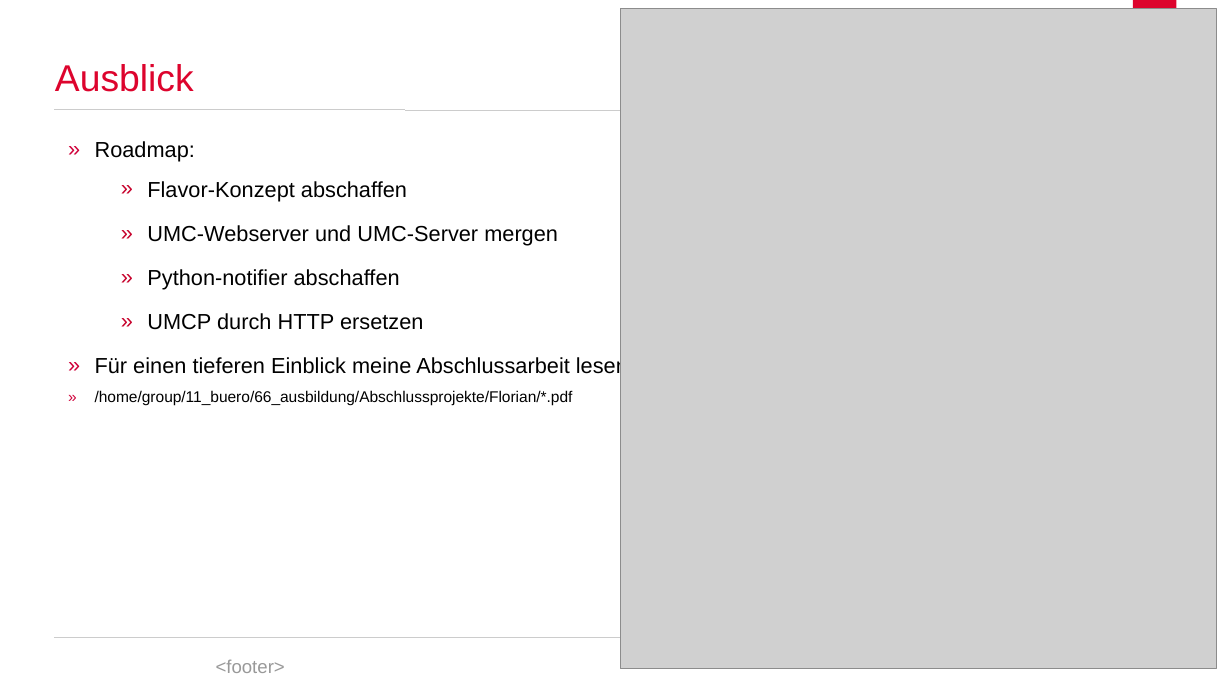
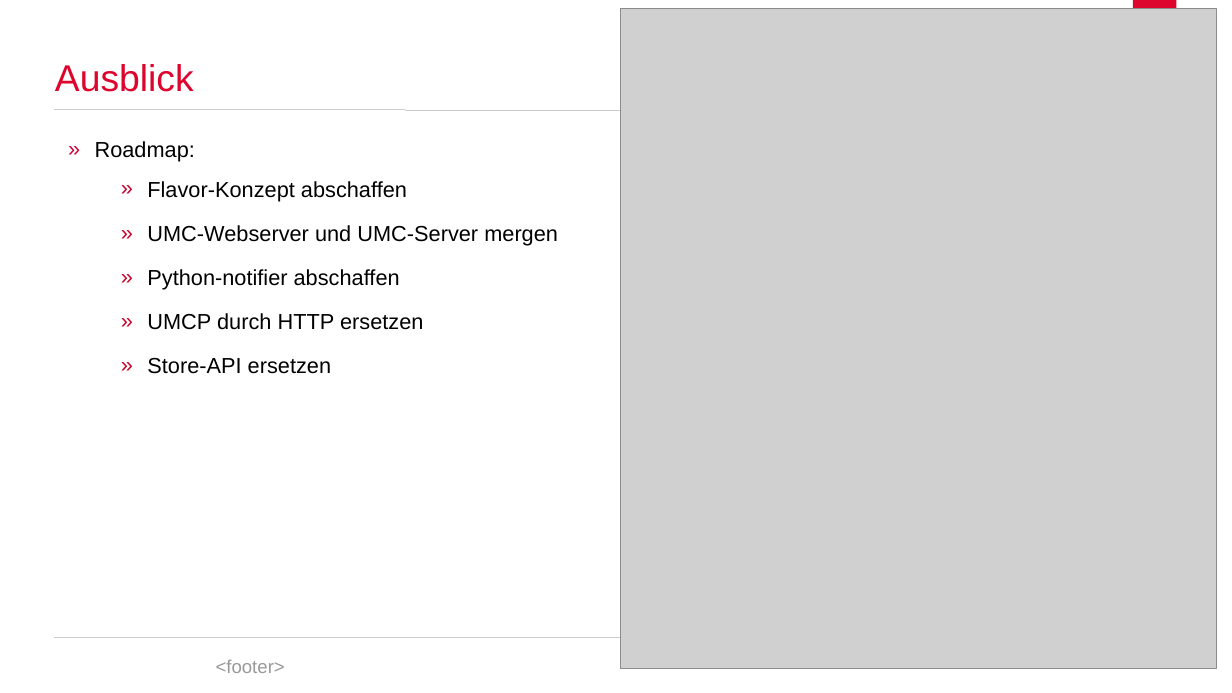
Before and after one commit to spaceone/presentations, a slide deck: slide 25 of univention-management-console/univention-management-console.odp. Drawn at 1232x693 pixels with LibreOffice and Linux fonts; fonts in the diff are those of the drawing; grey boxes stand for pictures; background and template pictures are left out. Boxes give left, top, right and bottom in pixels: in the first picture for what was removed or moved away, otherwise in the second. Text is boxed around its words. In the diff, an @@ line names an element or a change of style, - is before the commit and + after.

```diff
--- a/univention-management-console/univention-management-console.odp
+++ b/univention-management-console/univention-management-console.odp
@@ text at bbox=[147, 358, 331, 374]: text changed; size 10 to 14 pt @@
-» Für einen tieferen Einblick meine Abschlussarbeit lesen:
-» /home/group/11_buero/66_ausbildung/Abschlussprojekte/Florian/*.pdf
+    » Store-API ersetzen
```
Also in this commit, not shown: 1 other slide changed, 1 other file.
